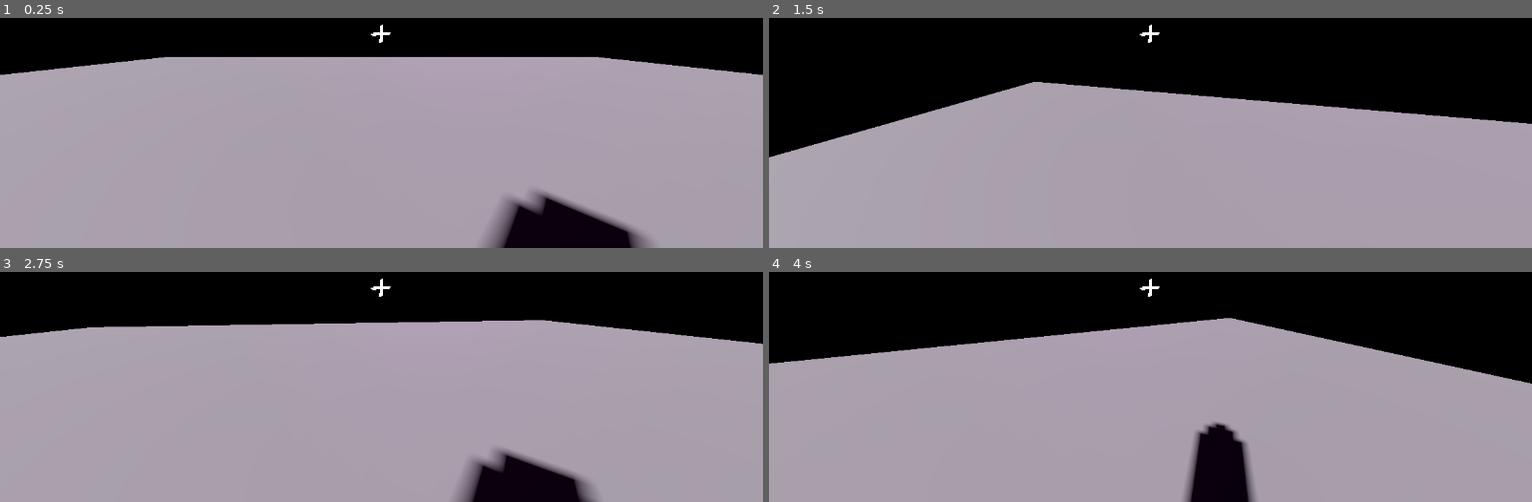
Above: before the commit, frames 1-4 (two rows, left to right).
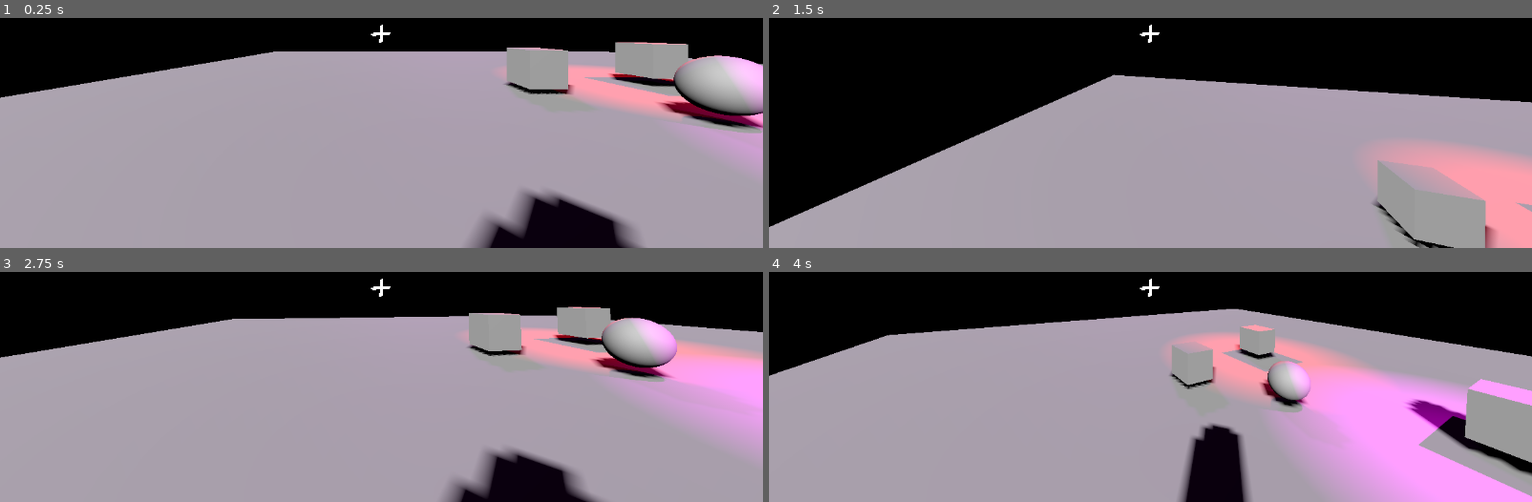
Above: after the commit, the same moments.

Repository: 1p6/Double-Cover
Game: Godot game, scene res://main.tscn
The game is run twice, just before and just after one commit, with the same random seed, the same clock (stepped at 60 frames per second) and the same inputs.
Inputs (mouse positions are in pixels of both pictures, inside the frame that each line leads up to):
- Up to frame 1 (0.25 s): no input
- Up to frame 2 (1.5 s): tap Enter at 0.5 s; move the mouse to (1188, 31) at 0.52 s; move the mouse to (1112, 36) at 1.27 s
- Up to frame 3 (2.75 s): move the mouse to (396, 281) at 2.02 s
- Up to frame 4 (4 s): tap Space at 2.75 s; move the mouse to (1142, 295) at 2.77 s; move the mouse to (1203, 292) at 3.52 s

The runs differ from the first frame. In frame 1, 12% of the frame differs, in the area x 0-100%, y 10-100%; in frame 2, 17%; in frame 3, 14%; in frame 4, 24%, in the area x 0-100%, y 15-100%.

Commit message:
cool border and fade from center and sided collider

Diff:
--- a/main.gdshader
+++ b/main.gdshader
@@ -9,6 +9,8 @@
 uniform mat3 camTransform;
 
 varying vec3 posLinear;
+varying vec3 posLinear1;
+varying vec3 posLinear2;
 
 vec2 dirToUV(in vec3 dir) {
 	vec3 mag = abs(dir);
@@ -42,13 +44,20 @@
 void vertex() {
 	// Called for every vertex the material is visible on.
 	posLinear = camTransform * vec3(UV*2.0-1.0, 1.0);
+	posLinear1 = camTransform * vec3(UV*2.0-1.0 + vec2(0.0,0.01), 1.0);
+	posLinear2 = camTransform * vec3(UV*2.0-1.0 + vec2(0.01,0.0), 1.0);
 }
 
 void fragment() {
 	// Called for every pixel the material is visible on.
 	vec3 pos = normalize(posLinear);
+	vec3 pos1 = normalize(posLinear1);
+	vec3 pos2 = normalize(posLinear2);
 	vec2 cubeUV = dirToUV(pos);
 	float side = texture(quatShader, cubeUV).z;
+	float side1 = texture(quatShader, dirToUV(pos1)).z;
+	float side2 = texture(quatShader, dirToUV(pos2)).z;
+	side = (side+side1+side2)/3.0;
 	vec3 aColor = texture(worldA, UV).xyz;
 	//vec4 aColor = vec4(vec3(texture(quatShader, dirToUV(pos)).z), 1.0);
 	//vec4 aColor = texture(quatShader, dirToUV(pos));
@@ -58,7 +67,7 @@
 	vec3 sinPos = sin(pos*200.0);
 	//vec3 noise = vec3(sinPos.x*sinPos.y*sinPos.z/2.0+0.5);
 	vec3 noise = texture(noiseTex, cubeUV).xyz;
-	COLOR = vec4(mix(mix(aColor, bColor, side), noise, side*(1.0-side)*1.0), 1.0);
+	COLOR = vec4(mix(mix(aColor, bColor, side), noise, side*(1.0-side)*4.0), 1.0);
 
 	vec4 under = texture(underUI, UV);
 	vec3 crosshairDiff = under.xyz - vec3(1, 0, 1);
--- a/main.tscn
+++ b/main.tscn
@@ -6,15 +6,16 @@
 [ext_resource type="Shader" path="res://quaternion.gdshader" id="3_medhl"]
 [ext_resource type="PackedScene" uid="uid://b5o753f30myfi" path="res://wall.tscn" id="3_q5oyi"]
 [ext_resource type="Texture2D" uid="uid://bgi44lakq8s4w" path="res://noise.png" id="4_x800n"]
+[ext_resource type="PackedScene" uid="uid://budklwxyhtnaq" path="res://sided_collider.tscn" id="7_k80qb"]
 
 [sub_resource type="ViewportTexture" id="ViewportTexture_0nl7y"]
-viewport_path = NodePath("Rendering/Quaternion")
+viewport_path = NodePath("Renderer/Quaternion")
 
 [sub_resource type="ViewportTexture" id="ViewportTexture_rklwj"]
-viewport_path = NodePath("Rendering/World A")
+viewport_path = NodePath("Renderer/World A")
 
 [sub_resource type="ViewportTexture" id="ViewportTexture_d6kdv"]
-viewport_path = NodePath("Rendering/World B")
+viewport_path = NodePath("Renderer/World B")
 
 [sub_resource type="ShaderMaterial" id="ShaderMaterial_a1db4"]
 resource_local_to_scene = true
@@ -26,7 +27,7 @@
 shader_parameter/noiseTex = ExtResource("4_x800n")
 
 [sub_resource type="ViewportTexture" id="ViewportTexture_0nt08"]
-viewport_path = NodePath("Rendering/Quaternion")
+viewport_path = NodePath("Renderer/Quaternion")
 
 [sub_resource type="ShaderMaterial" id="ShaderMaterial_30cst"]
 resource_local_to_scene = true
@@ -36,6 +37,11 @@
 shader_parameter/clear = null
 shader_parameter/deltaTime = null
 shader_parameter/previousFrame = SubResource("ViewportTexture_0nt08")
+
+[sub_resource type="LabelSettings" id="LabelSettings_lks3v"]
+font_size = 32
+outline_size = 4
+outline_color = Color(0, 0, 0, 1)
 
 [sub_resource type="GDScript" id="GDScript_wv30x"]
 script/source = "extends CharacterBody3D
@@ -145,12 +151,24 @@
 ambient_light_energy = 0.0
 reflected_light_source = 1
 
+[sub_resource type="SphereMesh" id="SphereMesh_6r5ep"]
+
+[sub_resource type="SphereShape3D" id="SphereShape3D_ehi5s"]
+
+[sub_resource type="BoxShape3D" id="BoxShape3D_tle7e"]
+
+[sub_resource type="BoxMesh" id="BoxMesh_4kx2j"]
+
 [node name="Main" type="Node3D"]
 
-[node name="Rendering" type="Node" parent="."]
+[node name="Renderer" type="Node" parent="."]
 script = ExtResource("1_j8ejl")
 
-[node name="TextureRect" type="TextureRect" parent="Rendering"]
+[node name="SideVarUpdater" type="Timer" parent="Renderer"]
+wait_time = 0.3
+autostart = true
+
+[node name="TextureRect" type="TextureRect" parent="Renderer"]
 texture_filter = 1
 anchors_preset = -1
 anchor_left = 0.475
@@ -162,7 +180,7 @@
 texture = ExtResource("2_855yc")
 stretch_mode = 5
 
-[node name="View" type="ColorRect" parent="Rendering"]
+[node name="View" type="ColorRect" parent="Renderer"]
 material = SubResource("ShaderMaterial_a1db4")
 anchors_preset = 15
 anchor_right = 1.0
@@ -170,26 +188,26 @@
 grow_horizontal = 2
 grow_vertical = 2
 
-[node name="World A" type="SubViewport" parent="Rendering"]
-
-[node name="Camera3D" type="Camera3D" parent="Rendering/World A"]
-transform = Transform3D(1, 0, 0, 0, 1, 0, 0, 0, 1, 0, 2.04016, 0)
+[node name="World A" type="SubViewport" parent="Renderer"]
+
+[node name="Camera3D" type="Camera3D" parent="Renderer/World A"]
+transform = Transform3D(1, 0, 0, 0, 1, 0, 0, 0, 1, -5.08965, 2.04016, 4.31808)
 cull_mask = 1048573
 fov = 90.0
 
-[node name="World B" type="SubViewport" parent="Rendering"]
-
-[node name="Camera3D" type="Camera3D" parent="Rendering/World B"]
-transform = Transform3D(1, 0, 0, 0, 1, 0, 0, 0, 1, 0, 2.04016, 0)
+[node name="World B" type="SubViewport" parent="Renderer"]
+
+[node name="Camera3D" type="Camera3D" parent="Renderer/World B"]
+transform = Transform3D(1, 0, 0, 0, 1, 0, 0, 0, 1, -5.08965, 2.04016, 4.31808)
 cull_mask = 1048574
 fov = 90.0
 
-[node name="Quaternion" type="SubViewport" parent="Rendering"]
+[node name="Quaternion" type="SubViewport" parent="Renderer"]
 disable_3d = true
 size = Vector2i(768, 512)
 render_target_clear_mode = 1
 
-[node name="ColorRect" type="ColorRect" parent="Rendering/Quaternion"]
+[node name="ColorRect" type="ColorRect" parent="Renderer/Quaternion"]
 material = SubResource("ShaderMaterial_30cst")
 anchors_preset = 15
 anchor_right = 1.0
@@ -197,8 +215,17 @@
 grow_horizontal = 2
 grow_vertical = 2
 
+[node name="Label" type="Label" parent="Renderer"]
+visible = false
+offset_left = 93.0
+offset_top = 51.0
+offset_right = 158.0
+offset_bottom = 96.0
+text = "Side"
+label_settings = SubResource("LabelSettings_lks3v")
+
 [node name="CharacterBody3D" type="CharacterBody3D" parent="."]
-transform = Transform3D(1, 0, 0, 0, 1, 0, 0, 0, 1, 0, 1.48842, 0)
+transform = Transform3D(1, 0, 0, 0, 1, 0, 0, 0, 1, -5.08965, 1.48842, 4.31808)
 script = SubResource("GDScript_wv30x")
 
 [node name="CollisionShape3D" type="CollisionShape3D" parent="CharacterBody3D"]
@@ -211,10 +238,10 @@
 [node name="Camera Pos" type="Node3D" parent="CharacterBody3D" node_paths=PackedStringArray("cameraA", "cameraB", "viewRect", "quatRect")]
 transform = Transform3D(1, 0, 0, 0, 1, 0, 0, 0, 1, 0, 0.551736, 0)
 script = SubResource("GDScript_x4wxa")
-cameraA = NodePath("../../Rendering/World A/Camera3D")
-cameraB = NodePath("../../Rendering/World B/Camera3D")
-viewRect = NodePath("../../Rendering/View")
-quatRect = NodePath("../../Rendering/Quaternion/ColorRect")
+cameraA = NodePath("../../Renderer/World A/Camera3D")
+cameraB = NodePath("../../Renderer/World B/Camera3D")
+viewRect = NodePath("../../Renderer/View")
+quatRect = NodePath("../../Renderer/Quaternion/ColorRect")
 
 [node name="Wall" parent="." instance=ExtResource("3_q5oyi")]
 transform = Transform3D(1, 0, 0, 0, 1, 0, 0, 0, 1, 0.00219786, -0.011579, 0.00607252)
@@ -274,3 +301,24 @@
 
 [node name="WorldEnvironment" type="WorldEnvironment" parent="Lighting"]
 environment = SubResource("Environment_f8qqs")
+
+[node name="MeshInstance3D" type="MeshInstance3D" parent="."]
+transform = Transform3D(1, 0, 0, 0, 1, 0, 0, 0, 1, 0.780332, 1.15753, 0.626001)
+layers = 3
+mesh = SubResource("SphereMesh_6r5ep")
+
+[node name="StaticBody3D" type="StaticBody3D" parent="MeshInstance3D"]
+
+[node name="CollisionShape3D" type="CollisionShape3D" parent="MeshInstance3D/StaticBody3D"]
+shape = SubResource("SphereShape3D_ehi5s")
+
+[node name="Sided Collider" parent="." instance=ExtResource("7_k80qb")]
+transform = Transform3D(1, 0, 0, 0, 1, 0, 0, 0, 1, -0.779376, 1.10943, -1.69989)
+
+[node name="CollisionShape3D" type="CollisionShape3D" parent="Sided Collider"]
+shape = SubResource("BoxShape3D_tle7e")
+
+[node name="MeshInstance3D" type="MeshInstance3D" parent="Sided Collider/CollisionShape3D"]
+mesh = SubResource("BoxMesh_4kx2j")
+
+[connection signal="timeout" from="Renderer/SideVarUpdater" to="Renderer" method="_on_side_var_updater_timeout"]
--- a/quaternion.gdshader
+++ b/quaternion.gdshader
@@ -2,7 +2,7 @@
 render_mode blend_disabled;
 
 //uniform sampler2D previousFrame : source_color, hint_screen_texture;
-uniform sampler2D previousFrame : source_color;
+uniform sampler2D previousFrame : source_color, filter_nearest;
 uniform float fadeSpeed;
 uniform vec4 cameraQuat;
 uniform bool clear;
@@ -95,9 +95,11 @@
 	if(clear) {
 		COLOR = vec4(0.5, 1, 0, 1);
 	} else {
-		vec4 prev = texture(previousFrame, UV);
 		vec3 dir = normalize(uvToDir(UV));
 		vec3 lookDir = quatXform(cameraQuat, vec3(0.0, 0.0, -1.0));
+		vec3 offsetDir = mix(dir, lookDir, 0.05);
+		vec3 prev = texture(previousFrame, dirToUV(offsetDir)).xyz;
+		prev = vec3(normalize(prev.xy), round(prev.z));
 		vec4 directQuat = quatBetween(vec3(0,0,-1), dir);
 		vec2 prevRot = prev.xy*2.0 - 1.0;
 		float prevRotLen = length(prevRot);
@@ -106,25 +108,28 @@
 		vec4 currentQuat = quatMult(quatBetween(lookDir, dir), cameraQuat);
 		float nextSide = prev.z;
 		//if(dot(prevQuat, currentQuat)*10.0 < hash(vec4(dir, TIME))) {
-		float nextSideMix = clamp(dot(prevQuat, currentQuat)*5.0, -1.0, 1.0)/2.0+0.5;
-		nextSide = mix(1.0-nextSide, nextSide, nextSideMix);
+		//float nextSideMix = clamp(dot(prevQuat, currentQuat)*5.0, -1.0, 1.0)/2.0+0.5;
+		//nextSide = mix(1.0-nextSide, nextSide, nextSideMix);
+		nextSide = dot(prevQuat, currentQuat) < 0.0 ? 1.0-nextSide : nextSide;
 		//if(dot(prevQuat, currentQuat) < -0.2) {
 			//nextSide = 1.0-nextSide;
 		//}
 		vec2 nextRot = normalize(quatMult(quatConj(directQuat), currentQuat).zw);
 
-		float nextColorMix = clamp(dot(dir, lookDir)*5.0, -1.0, 1.0)/2.0+0.5;
-		vec3 nextColor = mixCube(prev.xyz, vec3(nextRot, nextSide), nextColorMix);
+		//float nextColorMix = clamp(dot(dir, lookDir)*5.0, -1.0, 1.0)/2.0+0.5;
+		//vec3 nextColor = mixCube(prev.xyz, vec3(nextRot, nextSide), nextColorMix);
+		vec3 nextColor = dot(dir, lookDir) < 0.0 ? prev : vec3(nextRot, nextSide);
 		//if(dot(dir, lookDir) > 0.0) { // pixel is visible
 			//nextColor = vec3(nextRot, nextSide);
 		//} else { // pixel is not visible
 			//nextColor = prev.xyz;
 		//}
-		vec3 prevCenter = texture(previousFrame, dirToUV(lookDir)).xyz;
-		vec3 fadeToColor = vec3(nextRot, clamp((prevCenter.z-0.5)*10.0, -0.5, 0.5)+0.5);
-		float fadeAmount = fadeSpeed * deltaTime;
-		COLOR = vec4(normalize(mix(nextColor.xy, fadeToColor.xy, fadeAmount)),
-				moveTowards(nextColor.z, fadeToColor.z, fadeAmount), 1.0);
+		COLOR = vec4(nextColor, 1.0);
+		//vec3 prevCenter = texture(previousFrame, dirToUV(lookDir)).xyz;
+		//vec3 fadeToColor = vec3(nextRot, clamp((prevCenter.z-0.5)*10.0, -0.5, 0.5)+0.5);
+		//float fadeAmount = fadeSpeed * deltaTime;
+		//COLOR = vec4(normalize(mix(nextColor.xy, fadeToColor.xy, fadeAmount)),
+				//moveTowards(nextColor.z, fadeToColor.z, fadeAmount), 1.0);
 	}
 	//COLOR = vec4(fract(prev.rgb + vec3(0.1, 0.2, 0.3)/60.0), 1.0);
 	//COLOR = vec4(dirToUV(uvToDir(UV)), 0.0, 1.0);
--- a/rendering.gd
+++ b/rendering.gd
@@ -1,4 +1,8 @@
 extends Node
+class_name Renderer
+
+var isOnBSide : bool = false
+signal onSideChange(newSide: bool)
 
 func onViewportChange():
 	$"World A".size = get_viewport().size
@@ -15,3 +19,13 @@
 func _process(delta: float) -> void:
 	($Quaternion/ColorRect.material as ShaderMaterial).set_shader_parameter('deltaTime', delta);
 	pass
+
+
+func _on_side_var_updater_timeout() -> void:
+	var vp: SubViewport = $Quaternion;
+	var img = vp.get_texture().get_image();
+	var center = img.get_pixel(img.get_width()/2, img.get_height()/4);
+	var prevSide = isOnBSide
+	isOnBSide = center.b > 0.5;
+	if prevSide != isOnBSide: onSideChange.emit(isOnBSide)
+	$Label.text = "Side: " + ("B" if isOnBSide else "A");
--- /dev/null
+++ b/sided_collider.tscn
@@ -0,0 +1,21 @@
+[gd_scene load_steps=2 format=3 uid="uid://budklwxyhtnaq"]
+
+[sub_resource type="GDScript" id="GDScript_ccoku"]
+script/source = "extends StaticBody3D
+
+@export var isBSide: bool = false
+@export var renderer: Renderer
+@onready var defaultLayer: int = collision_layer
+
+# Called when the node enters the scene tree for the first time.
+func _ready() -> void:
+	if renderer == null: renderer = $\"/root/Main/Renderer\"
+	renderer.onSideChange.connect(onSideChange)
+	pass # Replace with function body.
+
+func onSideChange(side: bool):
+	collision_layer = defaultLayer if side == isBSide else 0
+"
+
+[node name="Sided Collider" type="StaticBody3D"]
+script = SubResource("GDScript_ccoku")
Not shown: 1 places in main.tscn that only renumber resources
